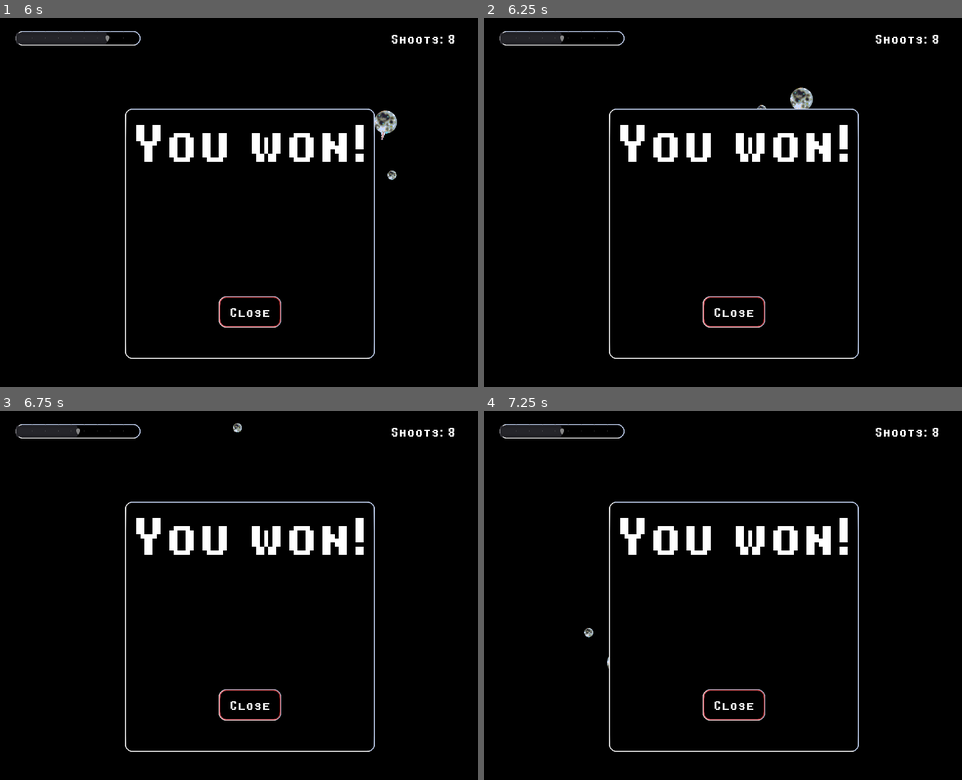
Above: before the commit, frames 1-4 (two rows, left to right).
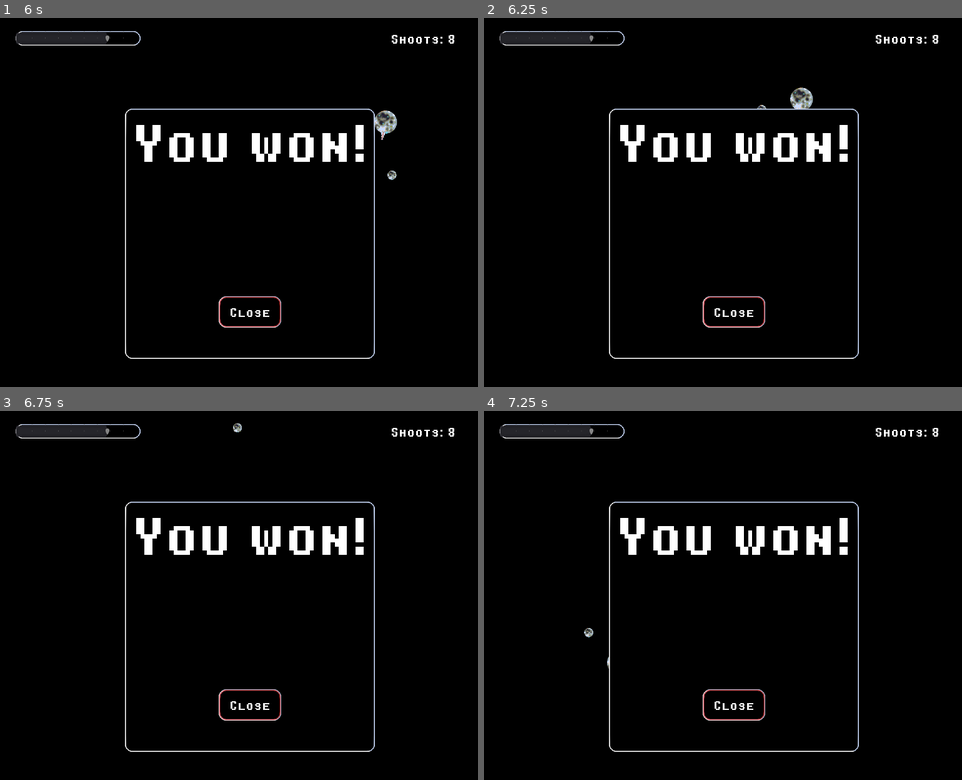
Above: after the commit, the same moments.

Repository: renato-grottesi/moonarchists
Game: Godot game, scene res://Scenes/MainMenu.tscn
Two runs of this game, one before a commit and one after it. Both use one fixed random seed, a clock stepped at 60 frames per second and the inputs below.
Inputs (mouse positions are in pixels of both pictures, inside the frame that each line leads up to):
- Up to frame 1 (6 s): click "Play" at 0.5 s; tap Enter at 1.25 s; move the mouse to (358, 184) at 1.27 s; hold Right 1.28-2.03 s; click (358, 184) at 1.42 s; tap Space at 1.52, 2.27, 3.77, 4.52, 5.27 s; move the mouse to (148, 220) at 2.02 s; hold Down 2.03-2.78 s; move the mouse to (301, 121) at 2.77 s; hold Right 2.78-3.53 s; move the mouse to (224, 276) at 3.52 s; hold Up 3.53-4.28 s; click (224, 276) at 3.67 s; move the mouse to (401, 257) at 4.27 s; hold Left 4.28-5.78 s; move the mouse to (100, 147) at 5.02 s; move the mouse to (277, 202) at 5.77 s; hold Down from 5.78 s (still down); click (277, 202) at 5.92 s
- Up to frame 2 (6.25 s): keep holding Down
- Up to frame 3 (6.75 s): move the mouse to (176, 503) at 6.52 s; release Down at 6.53 s; hold Right from 6.53 s (still down)
- Up to frame 4 (7.25 s): keep holding Right

Frame 1 is identical in both runs. In frame 2, 0.2% of the frame differs, in the area x 15-23%, y 3-8%; in frame 3, 0.2%; in frame 4, 0.2%.

Commit message:
refactoring and bugfixing

Diff:
--- /dev/null
+++ b/Game/CelestialBody.gd
@@ -0,0 +1,6 @@
+extends RigidBody2D
+
+func attract_to(center, scale):
+	var offset = Vector2(0, 0);
+	var force = (center - position) * scale;
+	apply_impulse(offset, force);
--- a/Game/MassBullet.gd
+++ b/Game/MassBullet.gd
@@ -1,12 +1,7 @@
-extends RigidBody2D
+extends "res://Game/CelestialBody.gd"
 
 func _ready():
 	pass
-
-func attract_to(center, scale):
-	var offset = Vector2(0, 0);
-	var force = (center - position) * scale;
-	apply_impulse(offset, force);
 
 func _on_Timer_timeout():
 	queue_free()
--- a/Game/Moon.gd
+++ b/Game/Moon.gd
@@ -1,4 +1,4 @@
-extends RigidBody2D
+extends "res://Game/CelestialBody.gd"
 
 signal shoot(moon_speed)
 signal destroyed()
@@ -17,11 +17,6 @@
 
 func _physics_process(delta):
 	rotation = 0
-
-func attract_to(center, scale):
-	var offset = Vector2(0, 0);
-	var force = (center - position) * scale;
-	apply_impulse(offset, force);
 
 func _unhandled_input(event):
 	if event is InputEventMouseButton:
--- a/Game/NeutralMoon.gd
+++ b/Game/NeutralMoon.gd
@@ -1,4 +1,4 @@
-extends RigidBody2D
+extends "res://Game/CelestialBody.gd"
 
 export (Vector2) var impulse0 : Vector2 = Vector2(0, 0)
 export (Resource) var texture
@@ -8,8 +8,3 @@
 	apply_torque_impulse(1000);
 	$Sprite.set_texture(texture)
 	pass
-
-func attract_to(center, scale):
-	var offset = Vector2(0, 0);
-	var force = (center - position) * scale;
-	apply_impulse(offset, force);
--- a/Game/Universe.gd
+++ b/Game/Universe.gd
@@ -8,6 +8,7 @@
 var levels = [ "res://Scenes/MainMenu.tscn", "res://Game/Level01.tscn", "res://Game/Level02.tscn" ];
 
 var shoots = 0;
+var game_over = false;
 
 func _ready():
 	pass
@@ -20,7 +21,9 @@
 		if l < 60.0:
 			B.queue_free();
 	if $Bodies.get_child_count() < 1 :
-		$HUD/Victory.popup()
+		if !game_over:
+			game_over = true
+			$HUD/Victory.popup()
 	pass
 
 func _physics_process(delta):
@@ -36,20 +39,24 @@
 			Global.goto_scene(levels[0])
 
 func _on_Moon_shoot(moon_speed):
-	var mass_bullet_instance = mass_bullet_scene.instance();
-	mass_bullet_instance.position = $Moon.position + moon_speed
-	mass_bullet_instance.linear_velocity = moon_speed * 10
-	$Bullets.add_child(mass_bullet_instance);
-	shoots += 1;
-	$HUD/Score.text = "Shoots: " + String(shoots)
+	if !game_over:
+		var mass_bullet_instance = mass_bullet_scene.instance();
+		mass_bullet_instance.position = $Moon.position + moon_speed
+		mass_bullet_instance.linear_velocity = moon_speed * 10
+		$Bullets.add_child(mass_bullet_instance);
+		shoots += 1;
+		$HUD/Score.text = "Shoots: " + String(shoots)
 	pass
 
 func _on_Moon_destroyed():
-	$HUD/Lost.popup()
+	if !game_over:
+		game_over = true
+		$HUD/Lost.popup()
 	pass
 
 func _on_Moon_heath(health):
-	$HUD/Health.value = health;
+	if !game_over:
+		$HUD/Health.value = health;
 	pass
 
 func _on_CloseVictory_pressed():
--- a/Game/Universe.tscn
+++ b/Game/Universe.tscn
@@ -62,6 +62,7 @@
 margin_right = 768.0
 margin_bottom = 704.0
 custom_styles/panel = ExtResource( 3 )
+popup_exclusive = true
 __meta__ = {
 "_edit_use_anchors_": false
 }
@@ -93,6 +94,7 @@
 margin_right = 768.0
 margin_bottom = 704.0
 custom_styles/panel = ExtResource( 3 )
+popup_exclusive = true
 __meta__ = {
 "_edit_use_anchors_": false
 }
